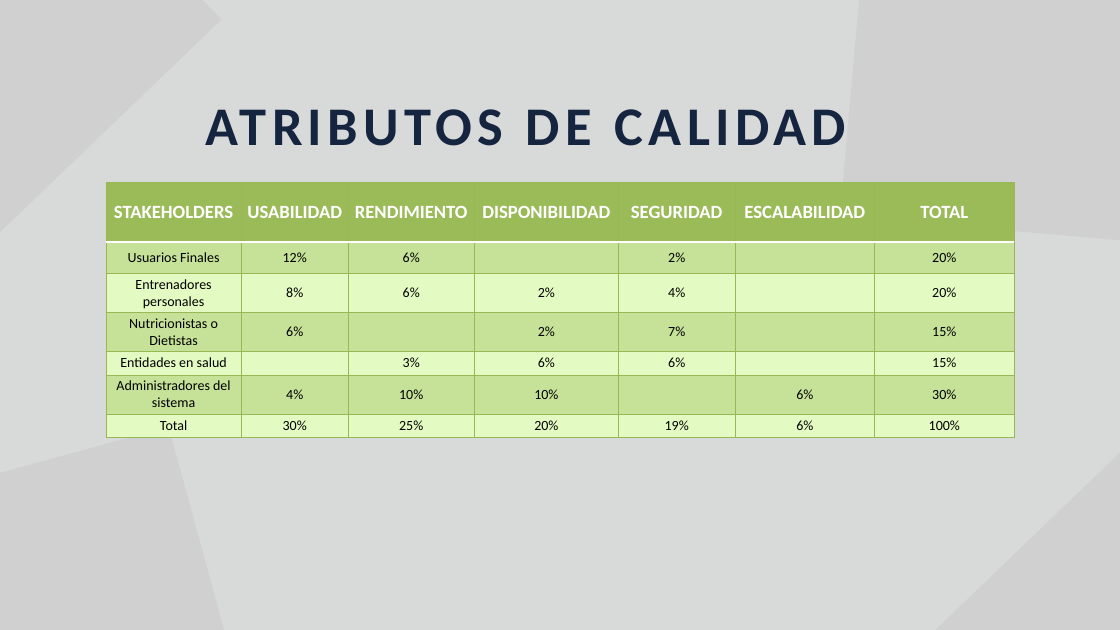
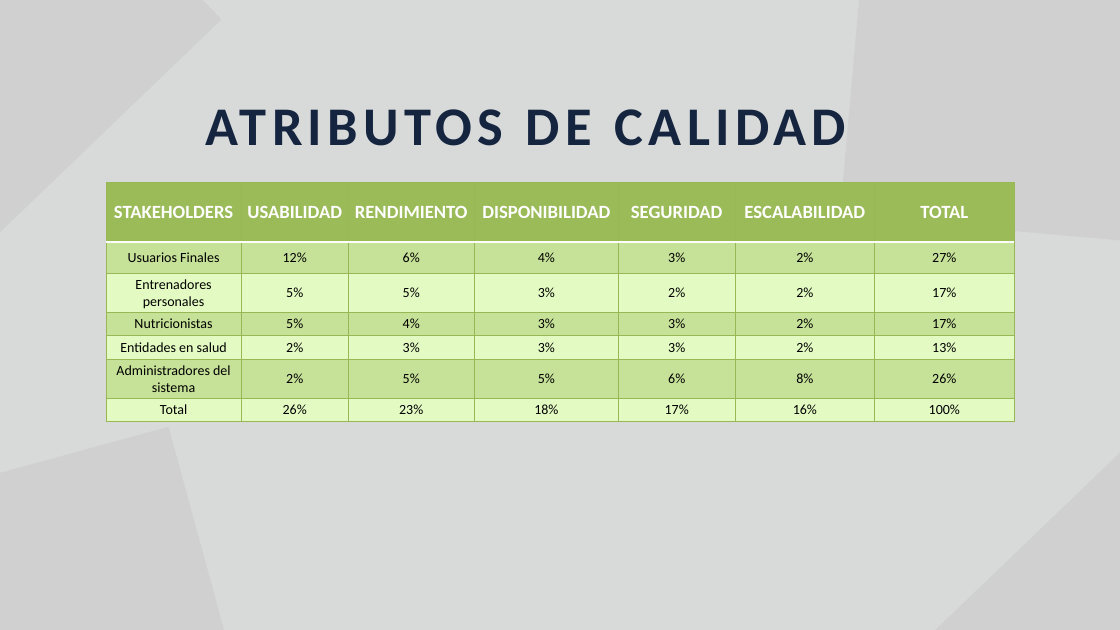
Before and after one commit to Jucer74/SoftwareArchitecture, a slide deck: slide 6 of Project/Context/NutrIA.context.pptx. Drawn at 1120x630 pixels with LibreOffice and Linux fonts; fonts in the diff are those of the drawing; grey boxes stand for pictures. Boxes give left, top, right and bottom in pixels: in the first picture for what was removed or moved away, otherwise in the second. Text is boxed around its words. In the diff, an @@ line names an element or a change of style, - is before the commit and + after.

```diff
--- a/Project/Context/NutrIA.context.pptx
+++ b/Project/Context/NutrIA.context.pptx
@@ table at (106, 183, 1014, 422) @@
-row 2: Usuarios Finales | 12% | 6% |  | 2% |  | 20%
+row 2: Usuarios Finales | 12% | 6% | 4% | 3% | 2% | 27%
-row 3: Entrenadores personales | 8% | 6% | 2% | 4% |  | 20%
+row 3: Entrenadores personales | 5% | 5% | 3% | 2% | 2% | 17%
-row 4: Nutricionistas o Dietistas | 6% |  | 2% | 7% |  | 15%
+row 4: Nutricionistas | 5% | 4% | 3% | 3% | 2% | 17%
-row 5: Entidades en salud |  | 3% | 6% | 6% |  | 15%
+row 5: Entidades en salud | 2% | 3% | 3% | 3% | 2% | 13%
-row 6: Administradores del sistema | 4% | 10% | 10% |  | 6% | 30%
+row 6: Administradores del sistema | 2% | 5% | 5% | 6% | 8% | 26%
-row 7: Total | 30% | 25% | 20% | 19% | 6% | 100%
+row 7: Total | 26% | 23% | 18% | 17% | 16% | 100%
```
Also in this commit, not shown: 2 other slides changed.
